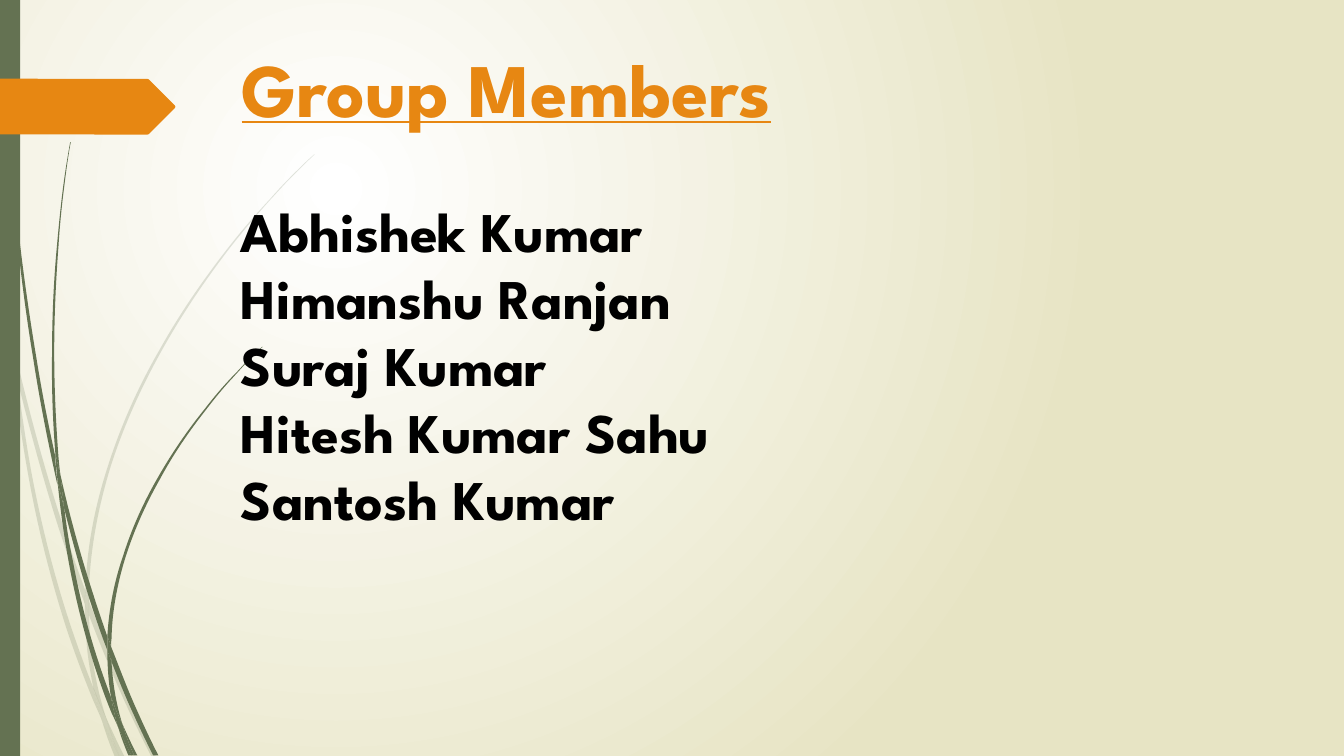
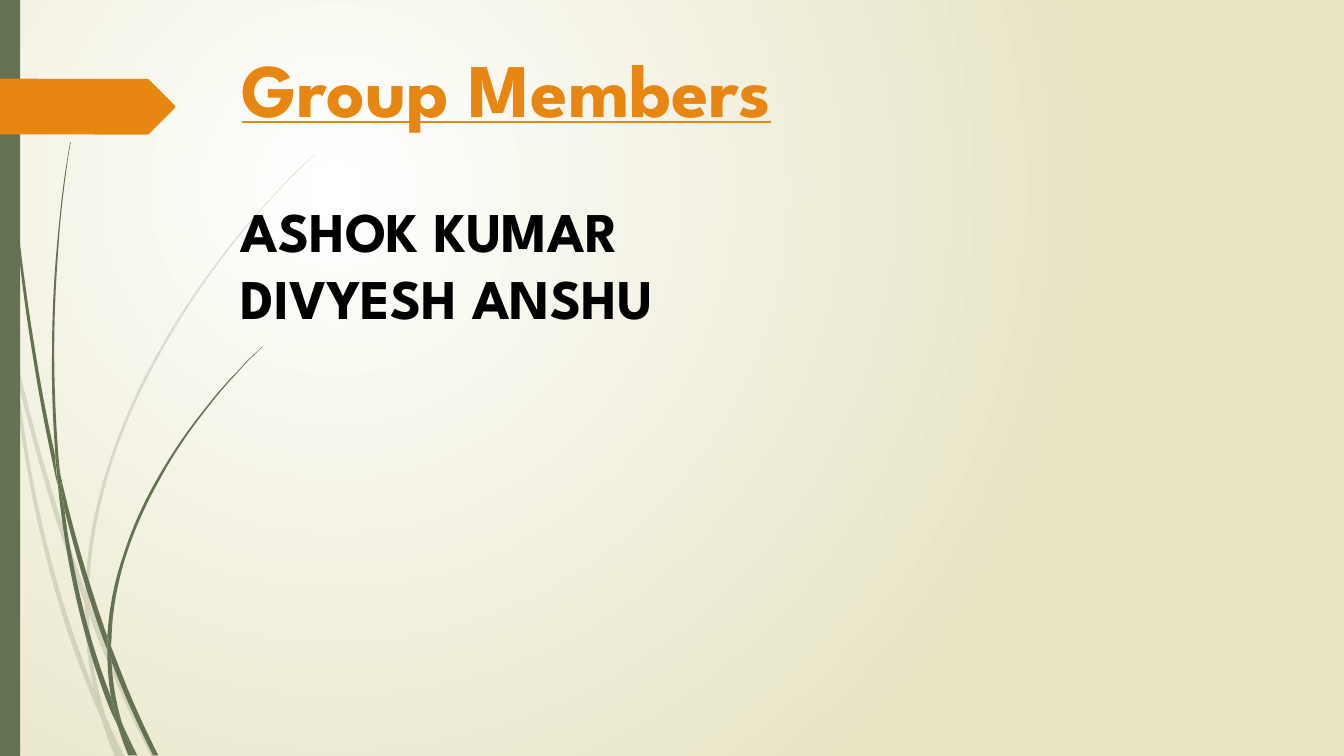
Before and after one commit to Divyesh-anshu/8-PUZZLE-PROBLEM, a slide deck: slide 2 of 8puzzle_presentation.pptx. Drawn at 1344x756 pixels with LibreOffice and Linux fonts; fonts in the diff are those of the drawing. Boxes give left, top, right and bottom in pixels: in the first picture for what was removed or moved away, otherwise in the second. Text is boxed around its words. In the diff, an @@ line names an element or a change of style, - is before the commit and + after.

```diff
--- a/8puzzle_presentation.pptx
+++ b/8puzzle_presentation.pptx
@@ text at [241, 214, 653, 320]: text changed @@
-Abhishek Kumar
-Himanshu Ranjan
-Suraj Kumar
-Hitesh Kumar Sahu
-Santosh Kumar
+ASHOK KUMAR
+DIVYESH ANSHU
```
Also in this commit, not shown: 1 other slide changed, 2 other files.
